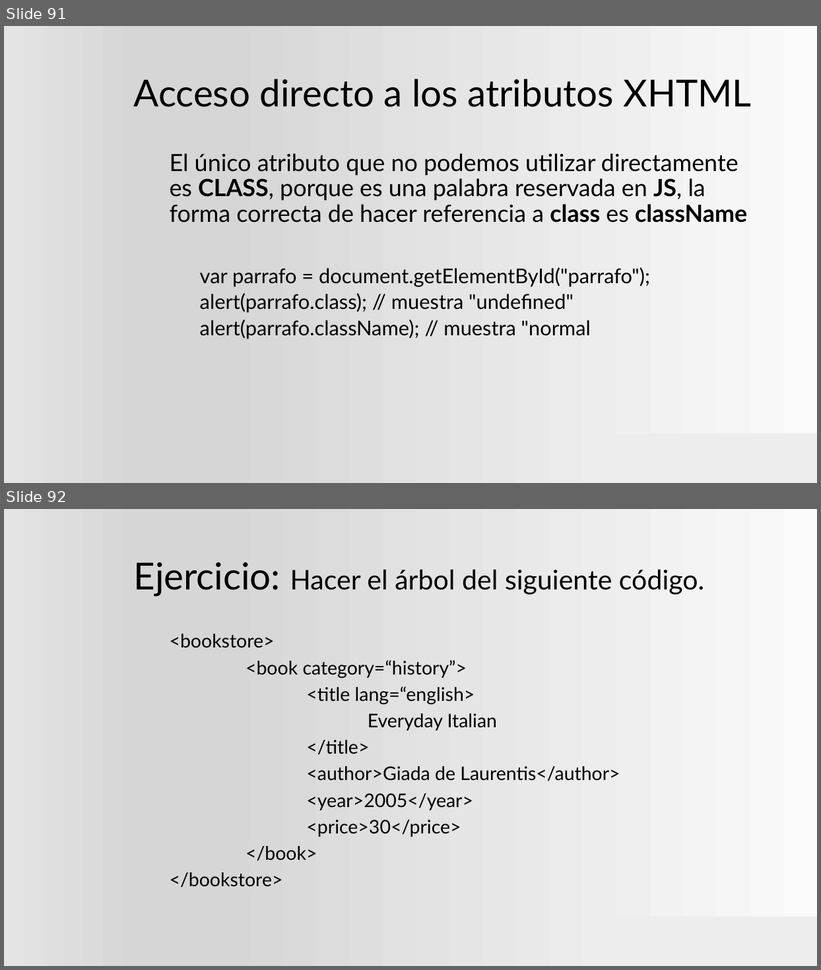
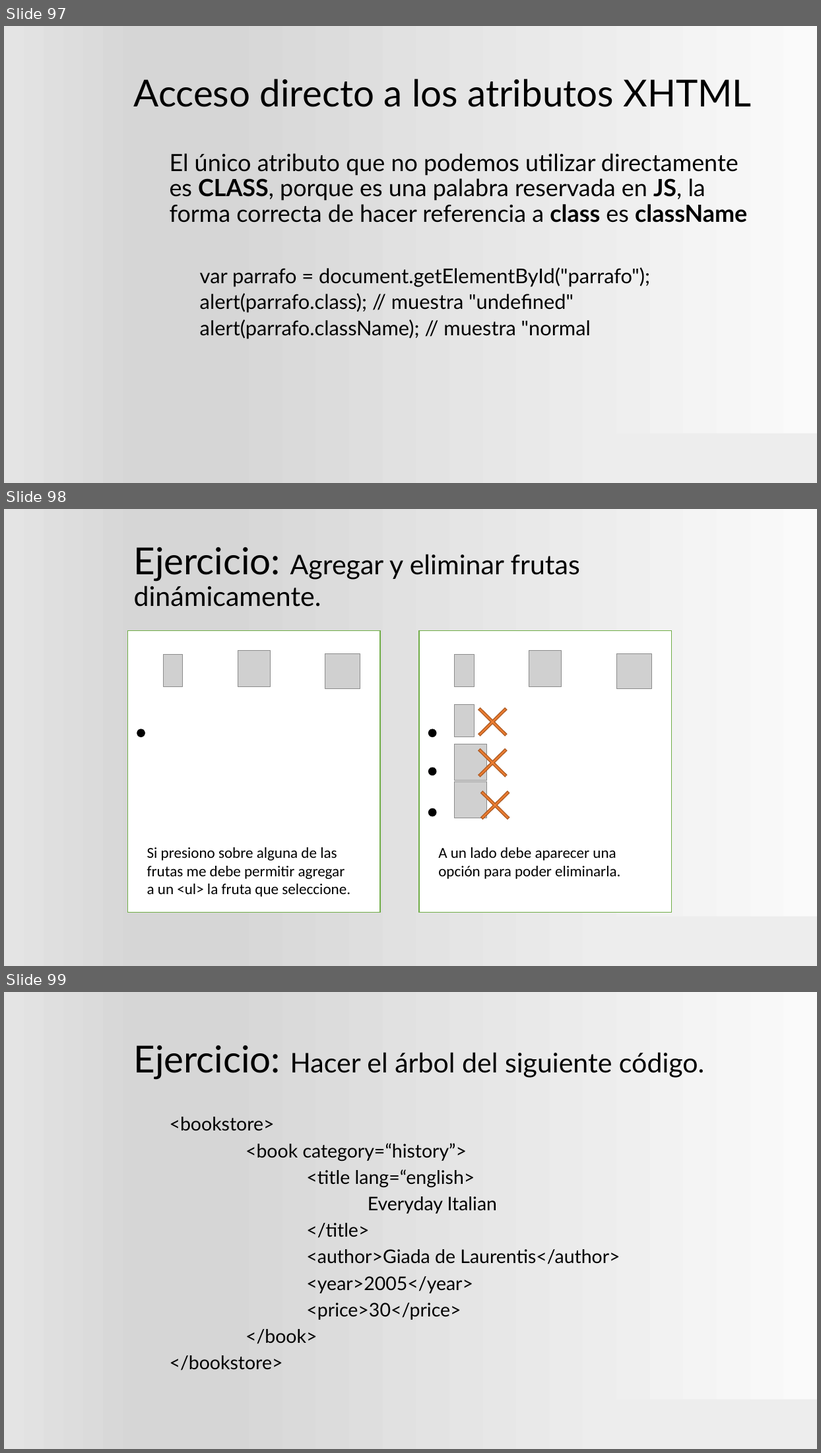
Before and after one commit to ProfVillegas/DAW, a slide deck: Plantilla.pptx. Shown one above the other, each under a label of ours: slides 91 and 92 before the commit, slides 97, 98 and 99 after it. The pictures are 821x970 and 821x1453 pixels, drawn with LibreOffice and Linux fonts; fonts in the diff are those of the drawing; grey boxes stand for pictures; background and template pictures are left out. Boxes give left, top, right and bottom in pixels: in the first picture for what was removed or moved away, otherwise in the second. Text is boxed around its words. In the diff, an @@ line names an element or a change of style, - is before the commit and + after.

Commit message:
Ejercicios extra
realizar los ejercicios de las diapositivas
- 76
- 85
- 98

```diff
--- a/Plantilla.pptx
+++ b/Plantilla.pptx
@@ slide 98 added at bbox=[4, 509, 817, 966], background gradient #FAFAFA to #D7D7D7 to #E4E4E4; not listed: 1 template element that a slide beside it also shows @@
@@ title added at bbox=[134, 547, 580, 607], 32 pt, text #000000 @@
+Ejercicio: Agregar y eliminar frutas dinámicamente.
@@ rectangle added at bbox=[128, 631, 380, 913], fill #FFFFFF, outline #70AD47 1 pt @@
@@ rectangle added at bbox=[419, 631, 672, 913], fill #FFFFFF, outline #70AD47 1 pt @@
@@ picture added at bbox=[163, 654, 183, 687] @@
@@ picture added at bbox=[238, 650, 270, 687] @@
@@ picture added at bbox=[325, 654, 360, 689] @@
@@ picture added at bbox=[455, 654, 475, 687] @@
@@ picture added at bbox=[529, 650, 562, 687] @@
@@ picture added at bbox=[617, 654, 652, 689] @@
@@ picture added at bbox=[455, 704, 475, 737] @@
@@ cross added at bbox=[467, 697, 518, 747], fill #ED7D31, outline #AF5C24 1 pt @@
@@ ellipse added at bbox=[137, 730, 145, 737], fill #000000, outline #000000 1 pt @@
@@ ellipse added at bbox=[428, 730, 436, 737], fill #000000, outline #000000 1 pt @@
@@ picture added at bbox=[455, 745, 487, 781] @@
@@ cross added at bbox=[467, 738, 518, 788], fill #ED7D31, outline #AF5C24 1 pt @@
@@ ellipse added at bbox=[428, 768, 436, 775], fill #000000, outline #000000 1 pt @@
@@ picture added at bbox=[455, 782, 487, 819] @@
@@ cross added at bbox=[470, 780, 521, 830], fill #ED7D31, outline #AF5C24 1 pt @@
@@ ellipse added at bbox=[428, 809, 436, 817], fill #000000, outline #000000 1 pt @@
@@ text added at bbox=[147, 848, 350, 897], 18 pt, text #000000 @@
+Si presiono sobre alguna de las frutas me debe permitir agregar a un <ul> la fruta que seleccione.
@@ text added at bbox=[438, 848, 620, 879], 18 pt, text #000000 @@
+A un lado debe aparecer una opción para poder eliminarla.
@@ what was slide 91 is now slide 97 @@
@@ what was slide 92 is now slide 99 @@
```
Also in this commit, not shown: 2 slides changed, 6 other slides added.
